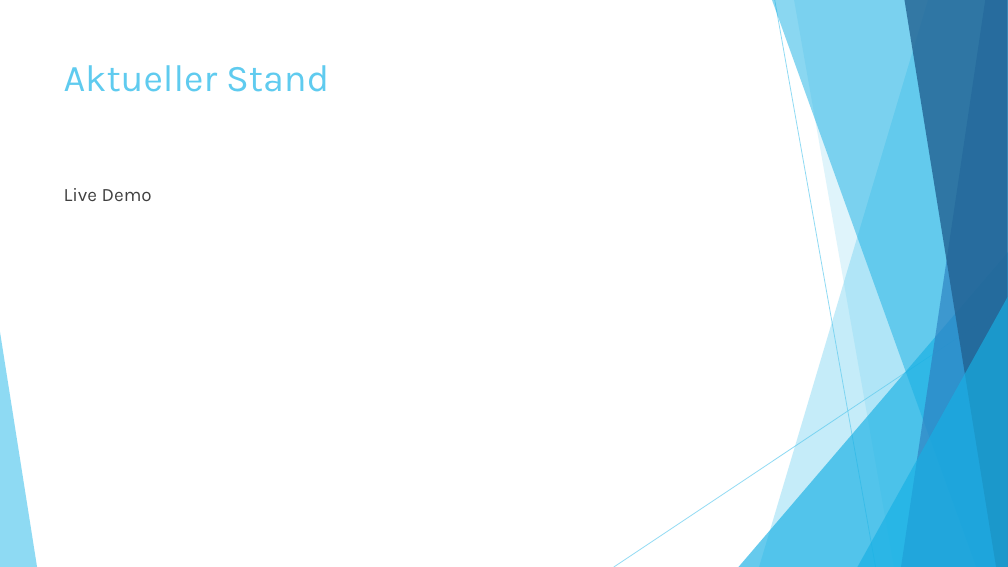
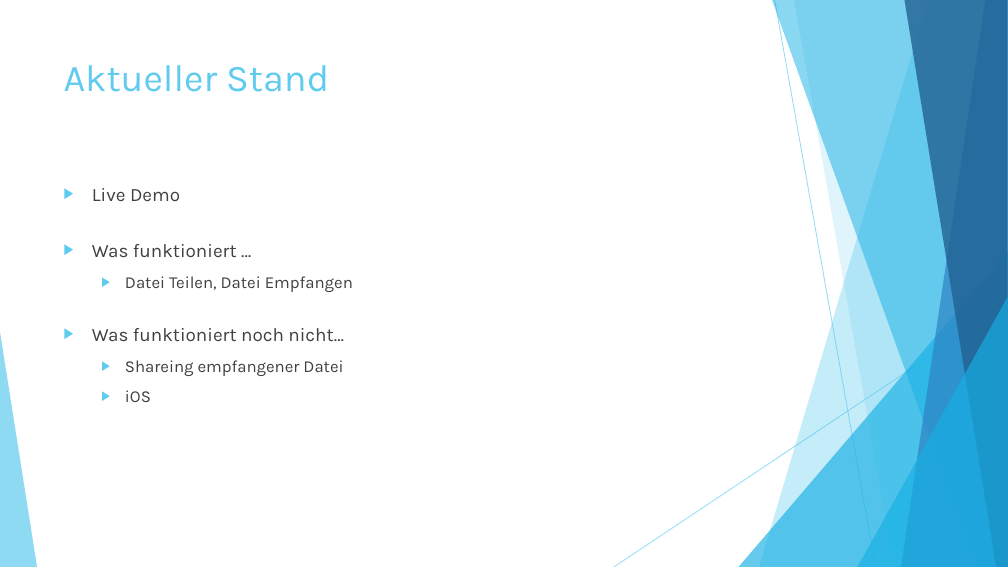
Before and after one commit to chrobacik/Device2Device-FileIO, a slide deck: slide 8 of Projekt Dokumente/Präsentation.pptx. Drawn at 1008x567 pixels with LibreOffice and Linux fonts; fonts in the diff are those of the drawing. Boxes give left, top, right and bottom in pixels: in the first picture for what was removed or moved away, otherwise in the second. Text is boxed around its words. In the diff, an @@ line names an element or a change of style, - is before the commit and + after.

```diff
--- a/Projekt Dokumente/Präsentation.pptx
+++ b/Projekt Dokumente/Präsentation.pptx
@@ text at box(92, 188, 180, 201): bullet none to ▶ @@
@@ text at box(92, 244, 353, 402): paragraphs added @@
+▶ Was funktioniert …
+  ▶ Datei Teilen, Datei Empfangen
+▶ Was funktioniert noch nicht…
+  ▶ Shareing empfangener Datei
+  ▶ iOS
```
Also in this commit, not shown: 2 other slides changed, 2 slides added, 1 slide removed, 1 other file.
